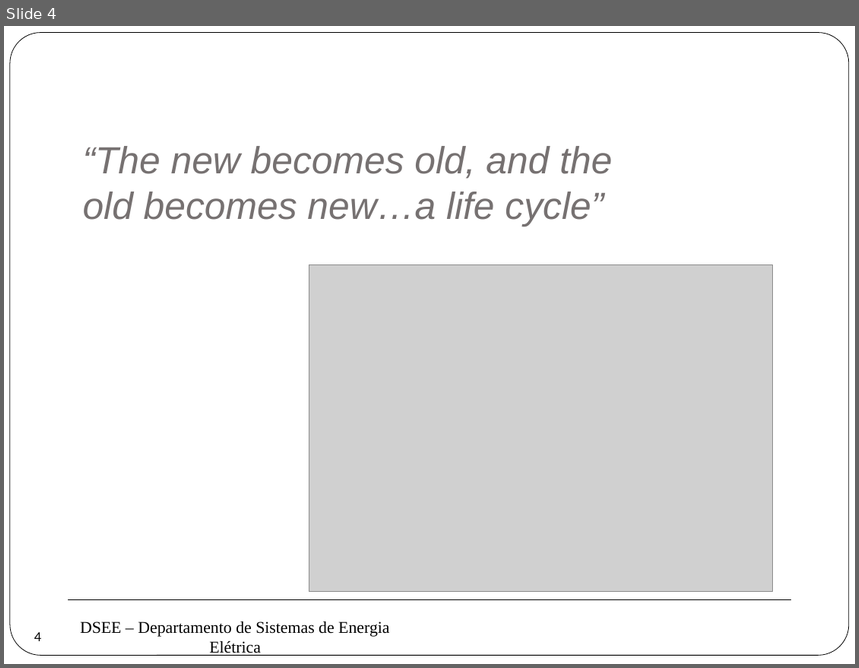
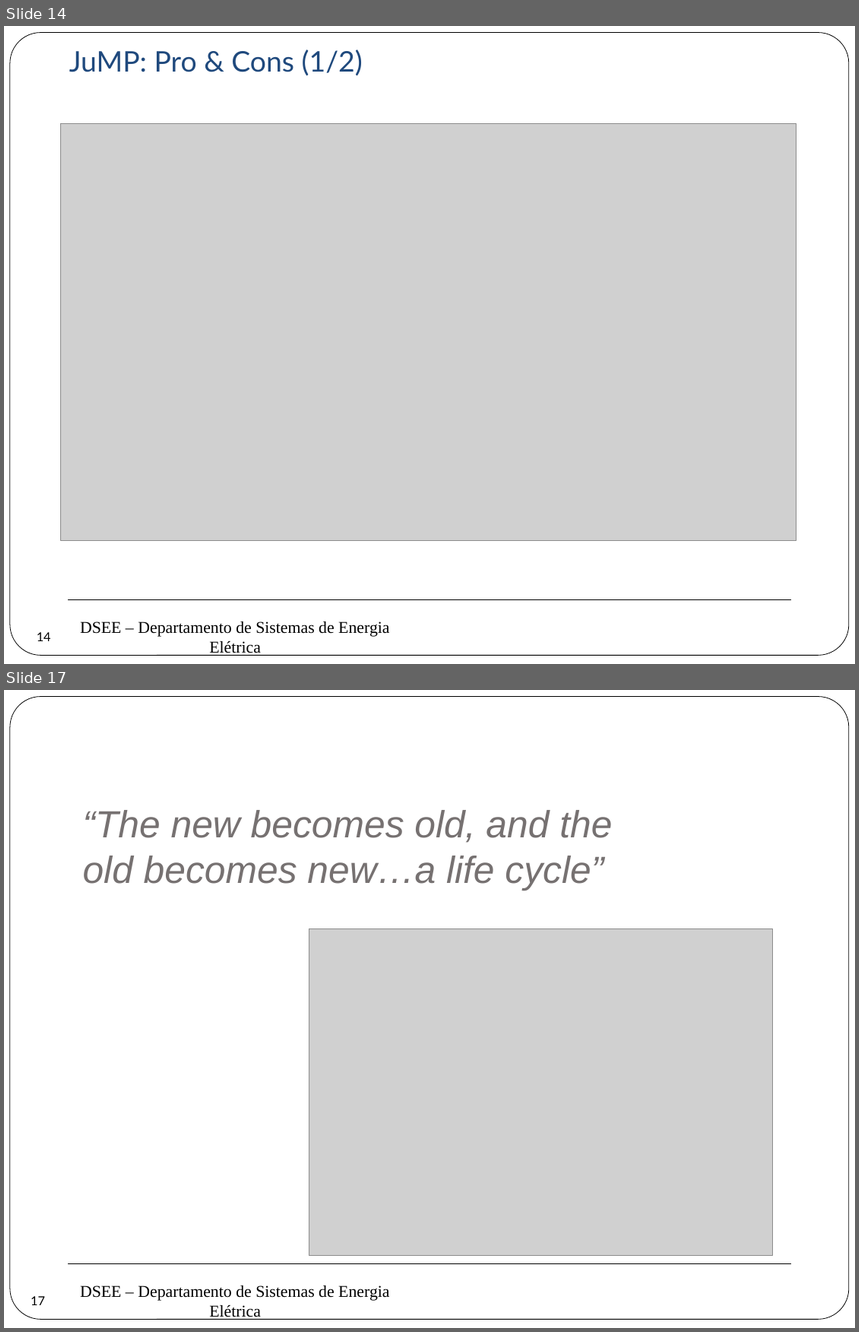
Before and after one commit to erikfilias/Power-Systems-Optimization-using-Julia-Language, a slide deck: 1. Lectures/Introducción a la Optimización aplicada a Sistemas de Energía Eléctrica/Dia 1/3. Julia Language.pptx. Shown one above the other, each under a label of ours: slide 4 before the commit, slides 14 and 17 after it; the slides between them are not shown. The pictures are 859x668 and 859x1332 pixels, drawn with LibreOffice and Linux fonts; fonts in the diff are those of the drawing; grey boxes stand for pictures; background and template pictures are left out. Boxes give left, top, right and bottom in pixels: in the first picture for what was removed or moved away, otherwise in the second. Text is boxed around its words. In the diff, an @@ line names an element or a change of style, - is before the commit and + after.

```diff
--- a/1. Lectures/Introducción a la Optimización aplicada a Sistemas de Energía Eléctrica/Dia 1/3. Julia Language.pptx
+++ b/1. Lectures/Introducción a la Optimización aplicada a Sistemas de Energía Eléctrica/Dia 1/3. Julia Language.pptx
@@ slide 14 added at [4, 26, 855, 664], background #FFFFFF; not listed: 3 template elements that a slide beside it also shows @@
@@ text added at [69, 50, 363, 76], 24 pt, text #1F497D @@
+JuMP: Pro & Cons (1/2)
@@ picture added at [61, 124, 797, 541] @@
@@ page number added at [28, 621, 60, 653], 10.5 pt, text #000000 @@
+14
@@ what was slide 4 is now slide 17 @@
@@ page number at [31, 1296, 45, 1306]: text changed @@
-4
+17
```
Also in this commit, not shown: 14 other slides added, 2 slides removed, 2 other files.
